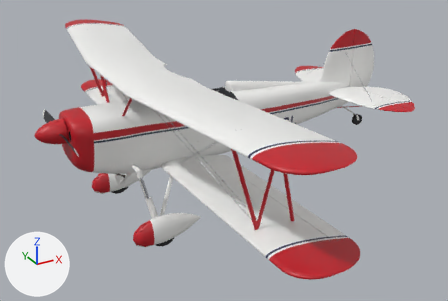
What one commit did to the glTF model unity/Assets/_Project/Resources/Models/great-lakes-like/great-lakes-like-own.glb.
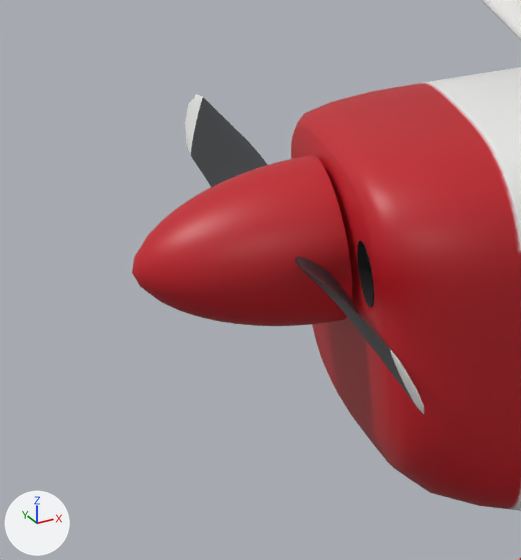
Each version appears first whole from a camera (50 mm lens) standing at (-2.68, -8.44, 3.35) and looking at (1.89, -0.13, -0.8), and next in a close-up on the part from 3% to 21% of the width and 31% to 60% of the height. Arrows for +X, +Y and +Z are at lower left; the lights stay in place. The first two pictures are the older version. Where no turn or scale is listed for an object, it has been applied to the vertices. Vertices at exactly the same position are counted once.

In view in the first close-up: 'Engine', 'Fuselage_Painted', 'Prop', 'Spinner', 'Wing_Lower'.
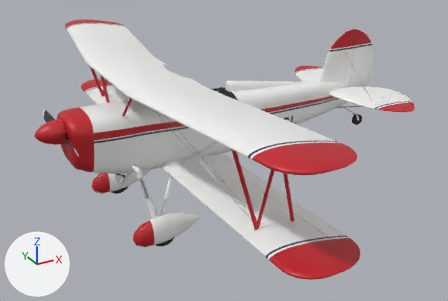
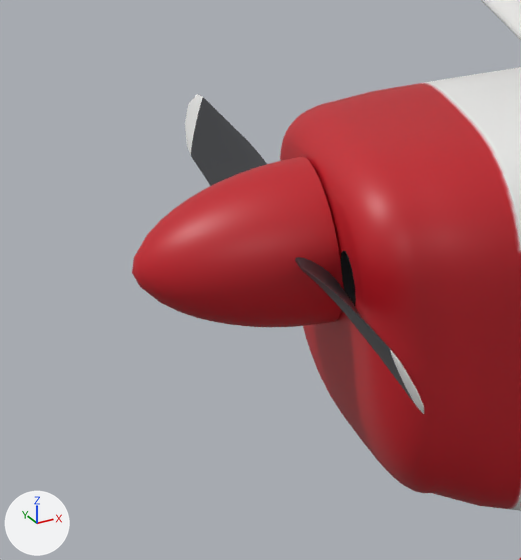
Location of each change, [x1, y1, x2, y2] in pixels of the close-ups (521 x 560 px; the box of a moved part takes in the faces that stretch with it):
'Fuselage_Painted', reshaped
    before: [291, 67, 521, 511]
    after: [280, 67, 521, 511]
'Spinner', rescaled
    before: [132, 155, 352, 326]
    after: [132, 157, 342, 327]
part 1 of me_fuselage, built on
    before: [291, 102, 443, 483]
    after: [280, 102, 443, 484]
part 2 of me_fuselage, surface changed
    before: [296, 121, 433, 493]
    after: [324, 144, 433, 493]
part 3 of me_fuselage, recoloured
    before: [328, 148, 382, 216]
    after: [324, 144, 397, 215]
part 4 of me_fuselage, recoloured
    before: [363, 429, 433, 493]
    after: [408, 487, 433, 493]
part 6 of me_engine, moved or reshaped
    before: [357, 241, 374, 307]
    after: [341, 251, 356, 306]

What changed in the scene script:
```text
Change me_fuselage:
    used by ob_fuselage_painted; location = (0.0, 0.0, 0.0)
    remove me_fuselage.from_pydata(...)  # 2220 vertices, 4376 faces; spans x -0.66..4.57, y -0.44..0.45, z -0.82..0.25
    add me_fuselage.from_pydata(...)  # 2508 vertices, 4952 faces; spans x -0.69..4.57, y -0.44..0.45, z -0.82..0.25
    me_fuselage part 1: 194 vertices moved from x -0.66..-0.6, y -0.39..0.4, z -0.53..0.23 to x -0.67..-0.59, y -0.41..0.41, z -0.56..0.23; 83 vertices removed from x -0.66..-0.6, y -0.33..0.33, z -0.41..0.23; 371 vertices added at x -0.69..-0.59, y -0.38..0.38, z -0.49..0.24
    me_fuselage part 2: 201 kept faces spanning x -0.67..-0.57, y -0.4..0.4, z -0.56..0.23 get new texture (UV) coordinates
    me_fuselage part 3: 20 faces spanning x -0.67..-0.6, y -0.35..0.0, z 0.15..0.23 switch from mat_paint_gl_side_l (picture img_gl_side_l) to mat_paint_gl_fus_top (picture img_gl_fus_top)
    me_fuselage part 4: 26 faces spanning x -0.62..-0.57, y -0.34..0.0, z -0.56..-0.48 switch from mat_paint_gl_side_l (picture img_gl_side_l) to mat_paint_gl_fus_bot (picture img_gl_fus_bot)
Change me_spinner:
    used by ob_spinner; location = (0.0, 0.0, 0.0)
    remove me_spinner.from_pydata(...)  # 337 vertices, 670 faces; spans x -1.1..-0.675, y -0.185..0.185, z -0.185..0.185
    add me_spinner.from_pydata(...)  # 337 vertices, 670 faces; spans x -1.1..-0.696, y -0.185..0.185, z -0.185..0.185
    me_spinner part 5: the whole mesh is scaled about its middle by (0.951, 1, 1), then moved by (-0.011, 0.0, 0.0)
Change me_engine:
    where me_engine.from_pydata(...)  # 440 vertices, 720 faces; spans x -0.7..0.175, y -0.41..0.41, z -0.69..0.13
    used by ob_engine; location = (0.0, 0.0, 0.0)
    me_engine part 6: the loose piece of 48 vertices spanning x -0.662..-0.58, y -0.305..-0.195, z -0.075..0.075 is scaled about its middle by (1, 0.873, 0.88), then moved by (-0.03, 0.035, -0.02)
```
